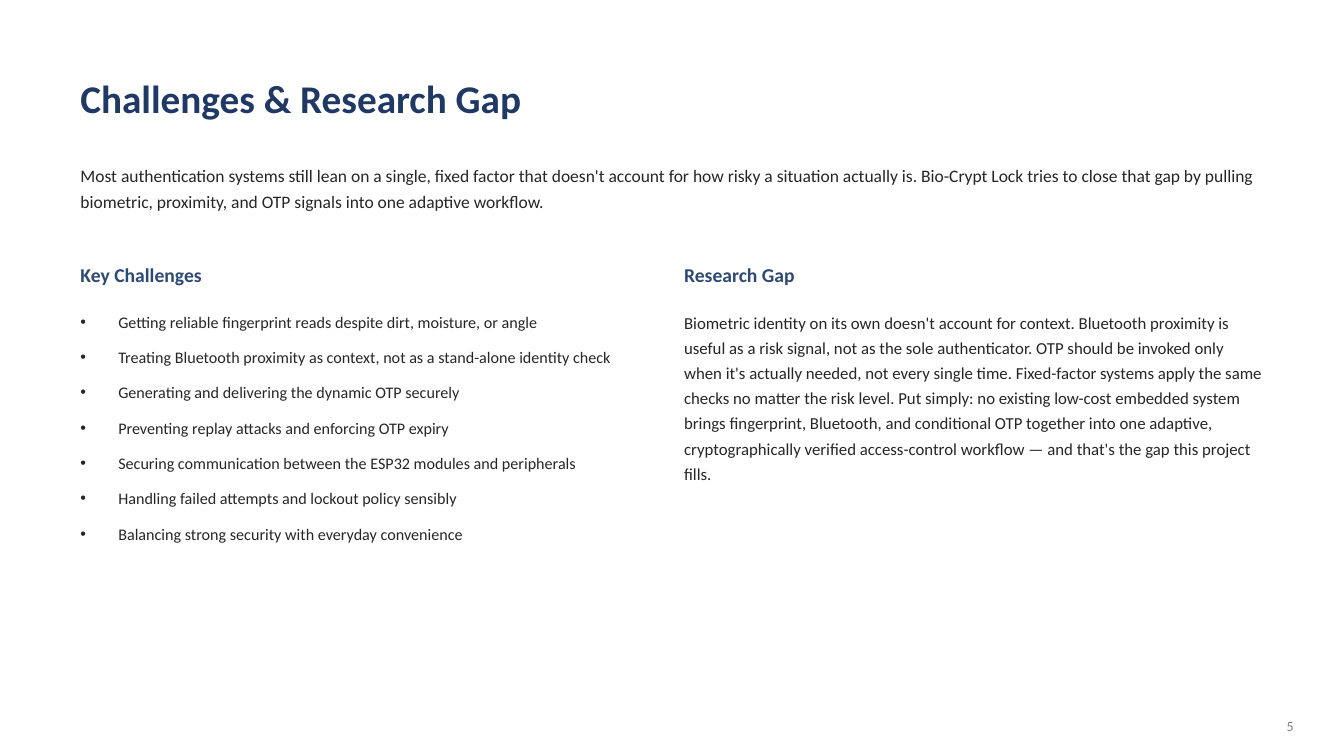
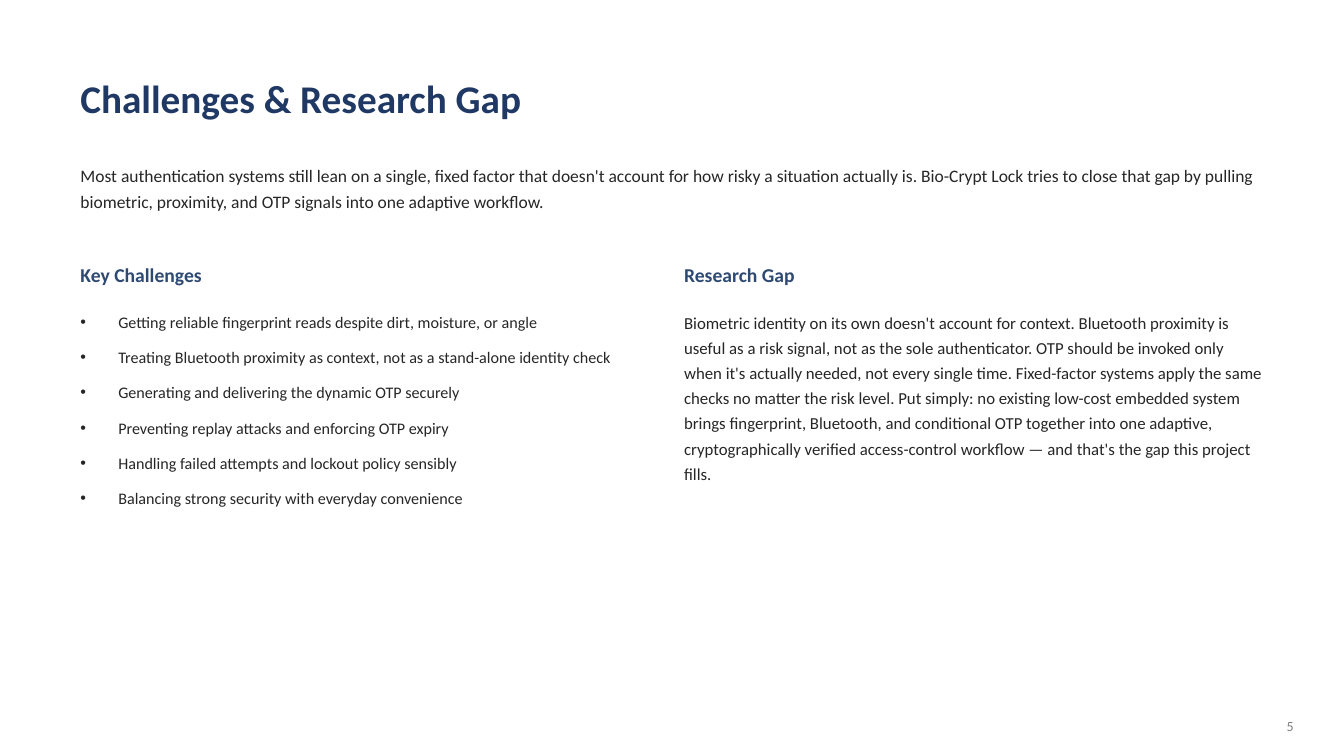
Before and after one commit to roshinig2025/IDP, a slide deck: slide 5 of Bio-Crypt_Lock.pptx. Drawn at 1344x756 pixels with LibreOffice and Linux fonts; fonts in the diff are those of the drawing. Boxes give left, top, right and bottom in pixels: in the first picture for what was removed or moved away, otherwise in the second. Text is boxed around its words. In the diff, an @@ line names an element or a change of style, - is before the commit and + after.

```diff
--- a/Bio-Crypt_Lock.pptx
+++ b/Bio-Crypt_Lock.pptx
@@ text at box(118, 457, 576, 472): paragraph removed @@
-• Securing communication between the ESP32 modules and peripherals
```
Also in this commit, not shown: 1 other slide changed, 7 other files.
